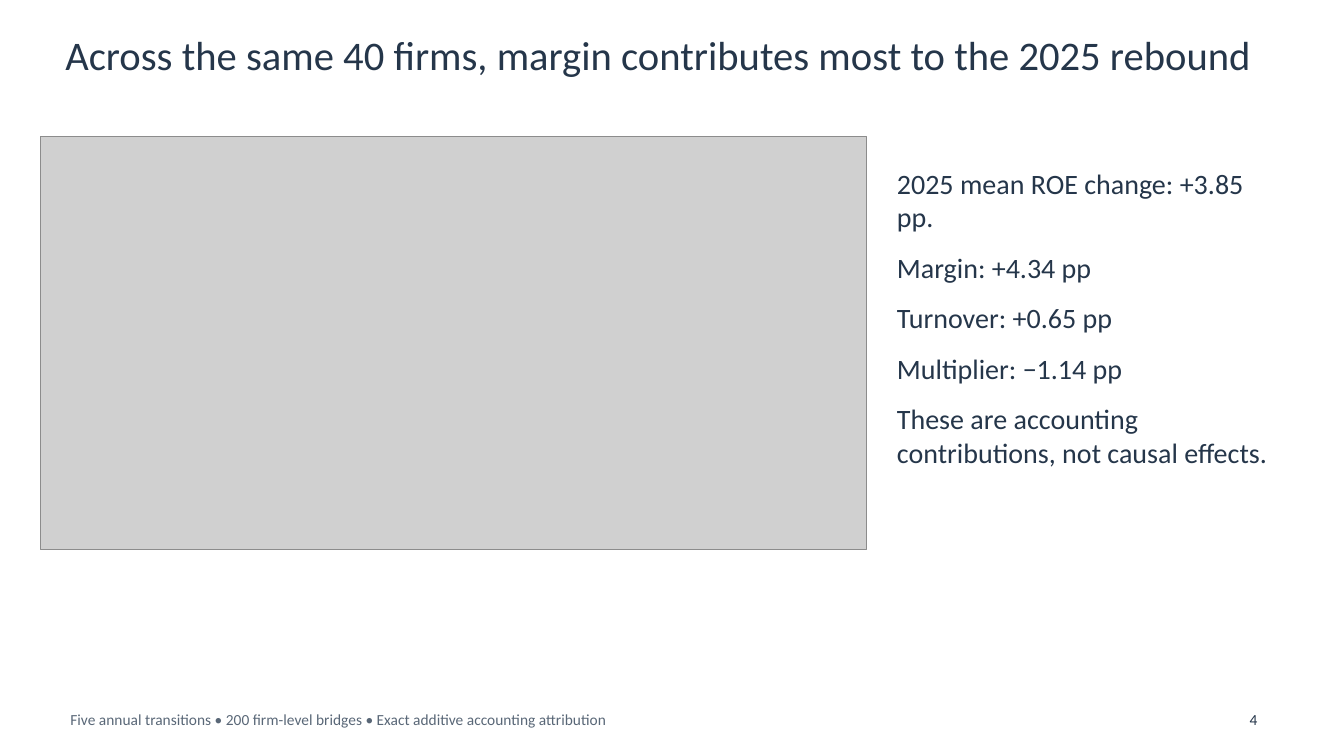
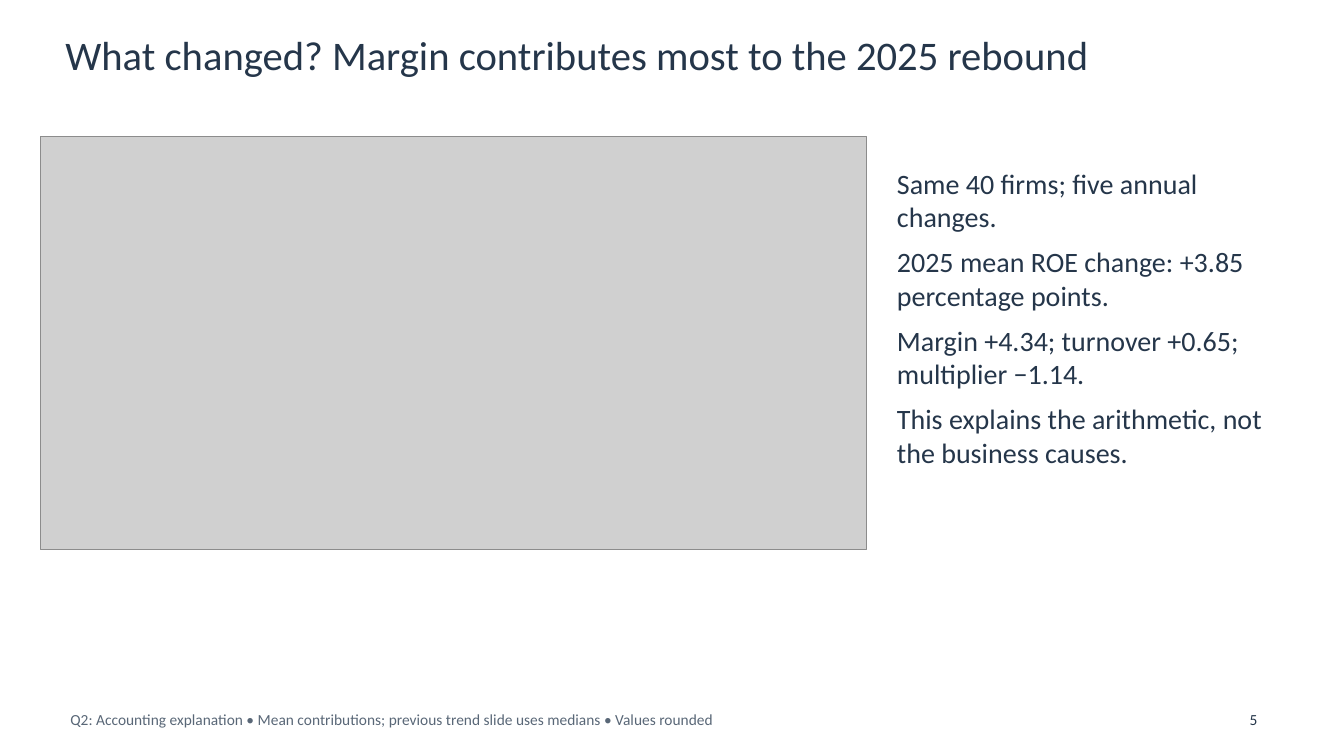
Before and after one commit to chocojawns/DA401, a slide deck: slide 5 of presentations/homework5_team/Homework5_Team_10_Slides.pptx (slide 4 before the commit). Drawn at 1344x756 pixels with LibreOffice and Linux fonts; fonts in the diff are those of the drawing; grey boxes stand for pictures. Boxes give left, top, right and bottom in pixels: in the first picture for what was removed or moved away, otherwise in the second. Text is boxed around its words. In the diff, an @@ line names an element or a change of style, - is before the commit and + after.

```diff
--- a/presentations/homework5_team/Homework5_Team_10_Slides.pptx
+++ b/presentations/homework5_team/Homework5_Team_10_Slides.pptx
@@ text at [65, 41, 1089, 77]: text changed @@
-Across the same 40 firms, margin contributes most to the 2025 rebound
+What changed? Margin contributes most to the 2025 rebound
@@ text at [897, 174, 1262, 463]: text changed @@
-2025 mean ROE change: +3.85 pp.
-Margin: +4.34 pp
-Turnover: +0.65 pp
-Multiplier: −1.14 pp
-These are accounting contributions, not causal effects.
+Same 40 firms; five annual changes.
+2025 mean ROE change: +3.85 percentage points.
+Margin +4.34; turnover +0.65; multiplier −1.14.
+This explains the arithmetic, not the business causes.
@@ text at [70, 714, 712, 728]: text changed @@
-Five annual transitions • 200 firm-level bridges • Exact additive accounting attribution
+Q2: Accounting explanation • Mean contributions; previous trend slide uses medians • Values rounded
@@ text at [1250, 715, 1258, 725]: text changed @@
-4
+5
```
Also in this commit, not shown: 4 other slides changed, 5 slides added, 5 slides removed, 2 other files.
